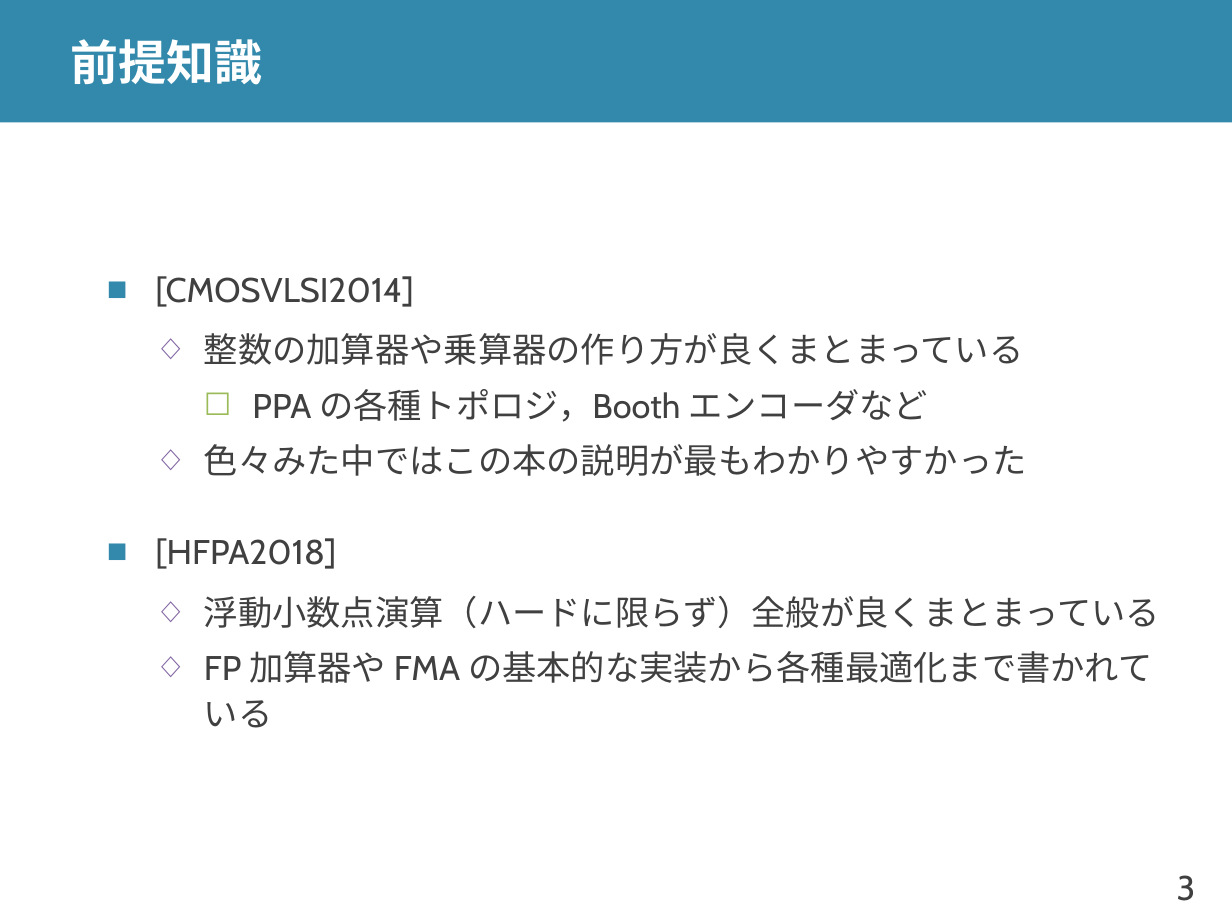
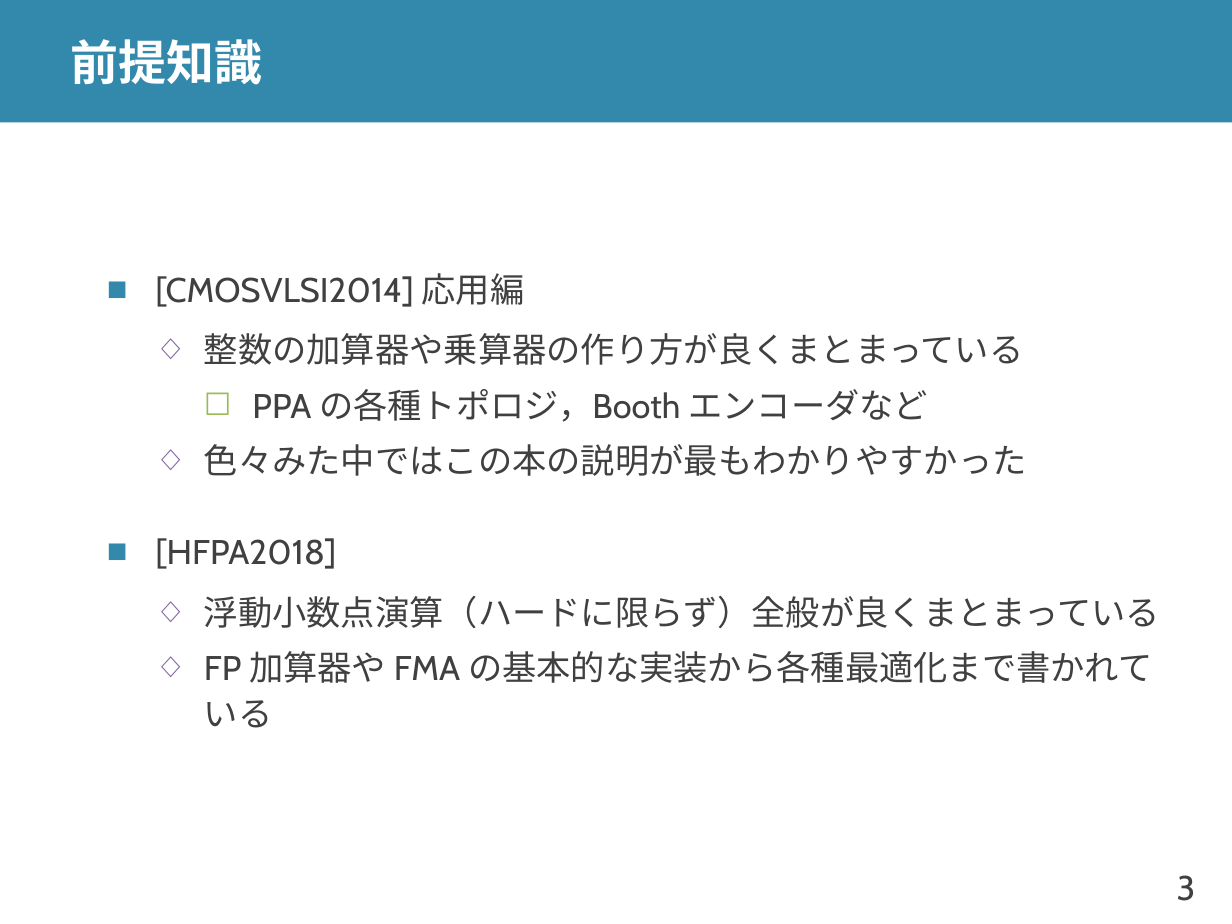
Before and after one commit to shioyadan/advanced-computer-organization, a slide deck: slide 3 of aco-shioya-appendix-fpu.pptx. Drawn at 1232x924 pixels with LibreOffice and Linux fonts; fonts in the diff are those of the drawing. Boxes give left, top, right and bottom in pixels: in the first picture for what was removed or moved away, otherwise in the second. Text is boxed around its words. In the diff, an @@ line names an element or a change of style, - is before the commit and + after.

```diff
--- a/aco-shioya-appendix-fpu.pptx
+++ b/aco-shioya-appendix-fpu.pptx
@@ text at (155,273,525,307): text changed @@
-■ [CMOSVLSI2014]
+■ [CMOSVLSI2014] 応用編
```
Also in this commit, not shown: 11 other slides changed.
